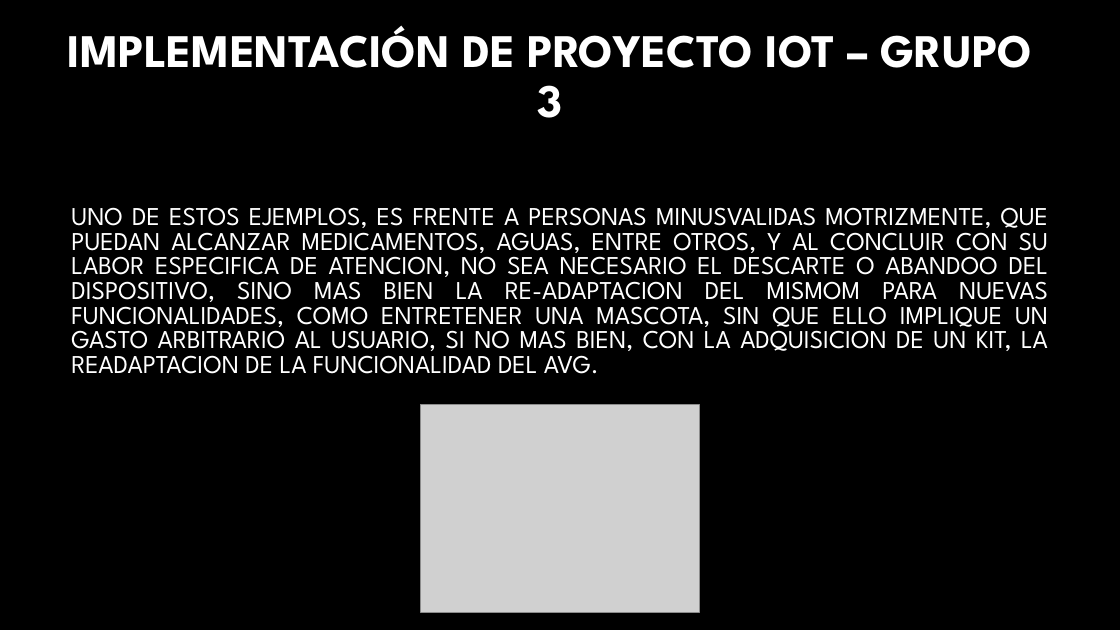
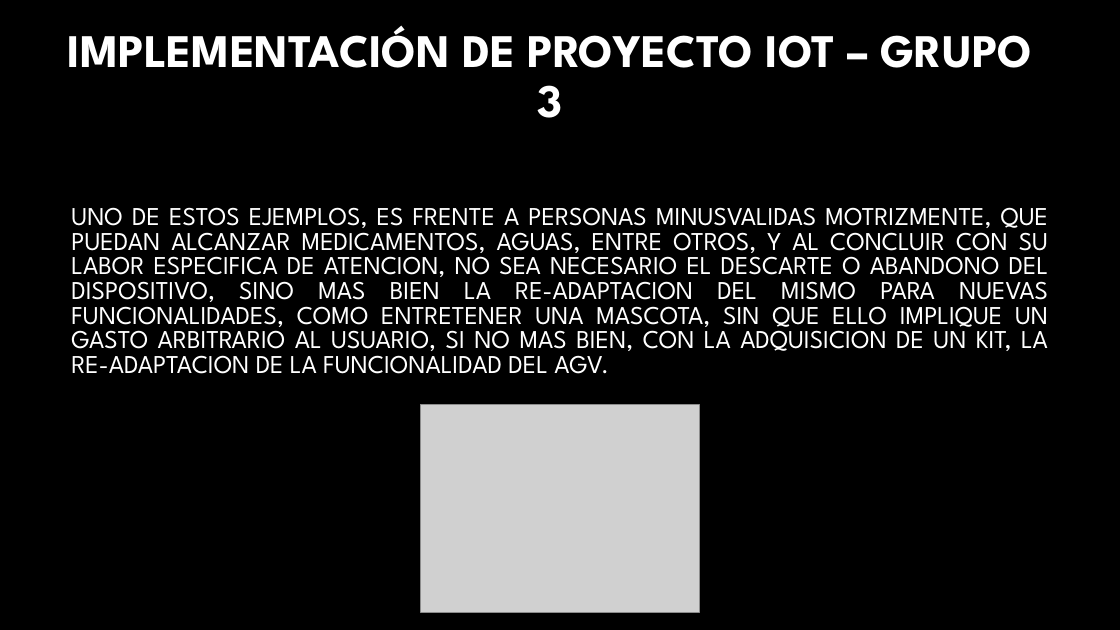
Before and after one commit to ISPC-TST-Electronica-Microcontrolada/Grupo3, a slide deck: slide 3 of PROYECTO AUTO/MATERIAL AULICO/Implementacion de proyecto Iot – grupo 3.pptx. Drawn at 1120x630 pixels with LibreOffice and Linux fonts; fonts in the diff are those of the drawing; grey boxes stand for pictures; background and template pictures are left out. Boxes give left, top, right and bottom in pixels: in the first picture for what was removed or moved away, otherwise in the second. Text is boxed around its words. In the diff, an @@ line names an element or a change of style, - is before the commit and + after.

```diff
--- a/PROYECTO AUTO/MATERIAL AULICO/Implementacion de proyecto Iot – grupo 3.pptx
+++ b/PROYECTO AUTO/MATERIAL AULICO/Implementacion de proyecto Iot – grupo 3.pptx
@@ text at <box>71,207,1049,374</box>: text changed @@
-UNO DE ESTOS EJEMPLOS, ES FRENTE A PERSONAS MINUSVALIDAS MOTRIZMENTE, QUE PUEDAN ALCANZAR MEDICAMENTOS, AGUAS, ENTRE OTROS, Y AL CONCLUIR CON SU LABOR ESPECIFICA DE ATENCION, NO SEA NECESARIO EL DESCARTE O ABANDOO DEL DISPOSITIVO, SINO MAS BIEN LA RE-ADAPTACION DEL MISMOM PARA NUEVAS FUNCIONALIDADES, COMO ENTRETENER UNA MASCOTA, SIN QUE ELLO IMPLIQUE UN GASTO ARBITRARIO AL USUARIO, SI NO MAS BIEN, CON LA ADQUISICION DE UN KIT, LA READAPTACION DE LA FUNCIONALIDAD DEL AVG.
+UNO DE ESTOS EJEMPLOS, ES FRENTE A PERSONAS MINUSVALIDAS MOTRIZMENTE, QUE PUEDAN ALCANZAR MEDICAMENTOS, AGUAS, ENTRE OTROS, Y AL CONCLUIR CON SU LABOR ESPECIFICA DE ATENCION, NO SEA NECESARIO EL DESCARTE O ABANDONO DEL DISPOSITIVO, SINO MAS BIEN LA RE-ADAPTACION DEL MISMO PARA NUEVAS FUNCIONALIDADES, COMO ENTRETENER UNA MASCOTA, SIN QUE ELLO IMPLIQUE UN GASTO ARBITRARIO AL USUARIO, SI NO MAS BIEN, CON LA ADQUISICION DE UN KIT, LA RE-ADAPTACION DE LA FUNCIONALIDAD DEL AGV.
```
Also in this commit, not shown: 4 other slides changed.
